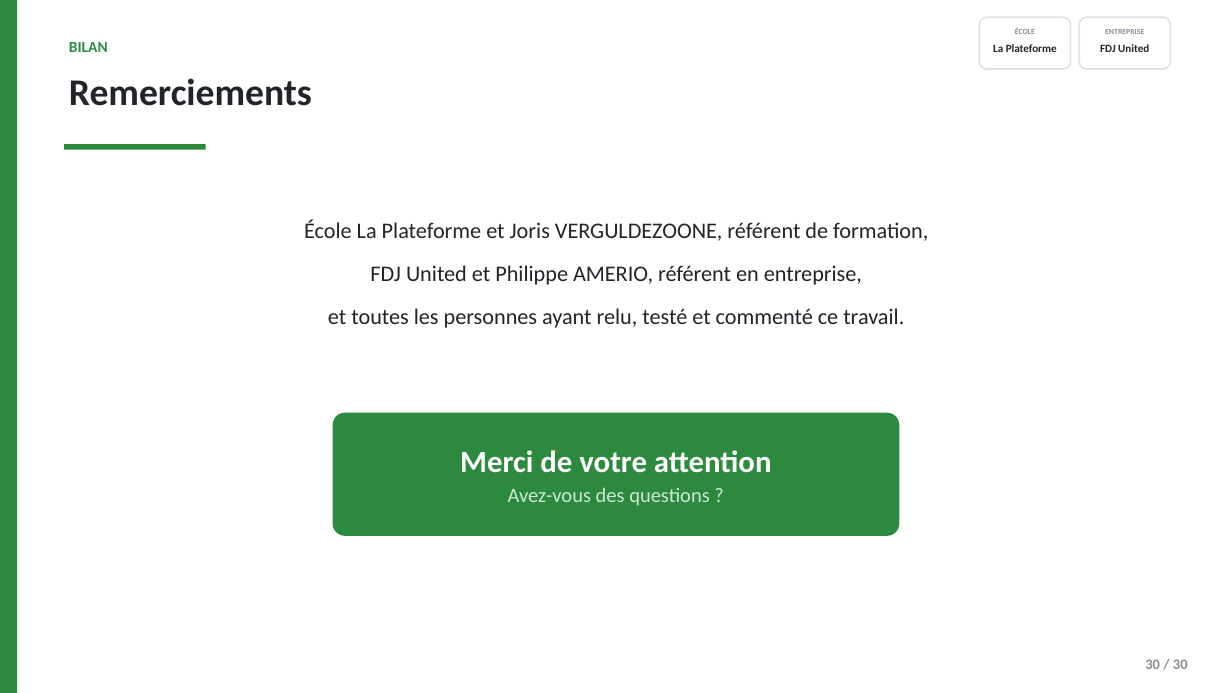
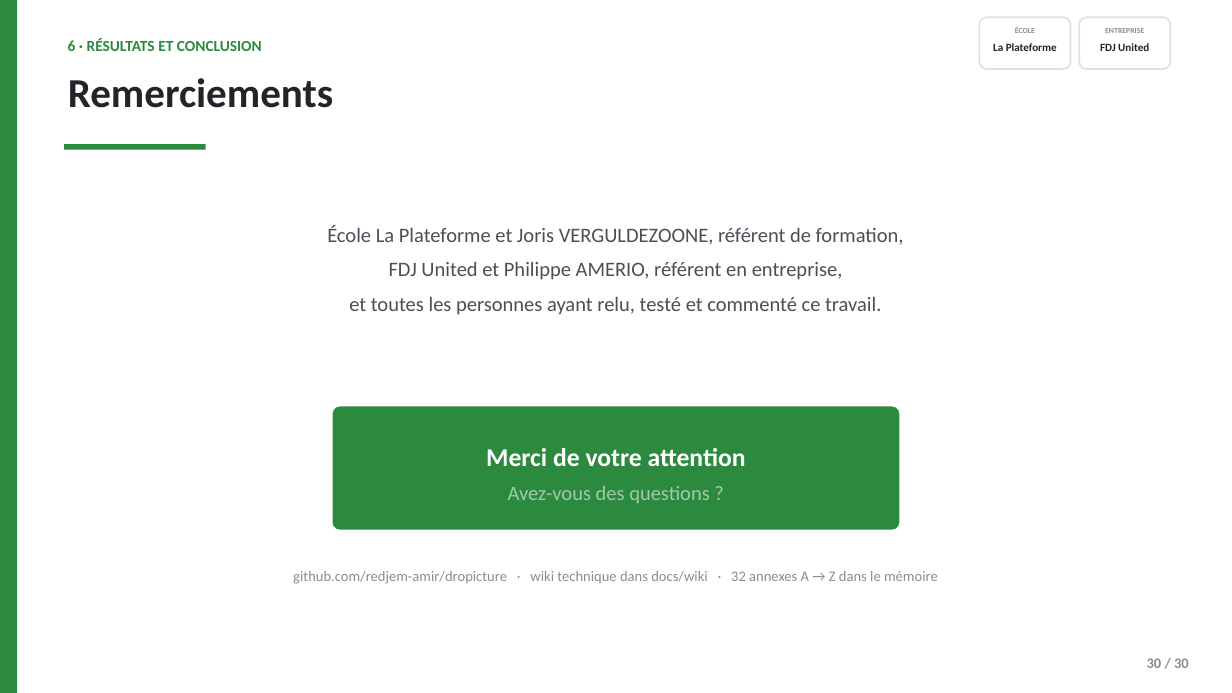
Before and after one commit to redjem-amir/dropicture, a slide deck: slide 30 of docs/Soutenance - Amir Redjem.pptx. Drawn at 1232x693 pixels with LibreOffice and Linux fonts; fonts in the diff are those of the drawing. Boxes give left, top, right and bottom in pixels: in the first picture for what was removed or moved away, otherwise in the second. Text is boxed around its words. In the diff, an @@ line names an element or a change of style, - is before the commit and + after.

Commit message:
docs: finalization of the thesis defense

```diff
--- a/docs/Soutenance - Amir Redjem.pptx
+++ b/docs/Soutenance - Amir Redjem.pptx
@@ text at [68, 38, 262, 51]: text changed @@
-BILAN
+6 · RÉSULTATS ET CONCLUSION
@@ text "Remerciements" at [68, 78, 333, 108]: size 22 to 24 pt @@
@@ text "École La Plateforme et Joris ..." at [327, 225, 904, 315]: size 13 to 12 pt, text colour #212529 to #495057; line spacing 1.1 to 1.4; less space between paragraphs @@
@@ text "Merci de votre attention" at [486, 448, 746, 503]: size 18 to 15 pt in "Merci de votre attention"; text colour #D0E5D4 to #A0CAA8 in "Avez-vous des questions ?"; line spacing 1 to 1.3; less space between paragraphs @@
@@ rounded rectangle: place and size @@
-rounded rectangle at [333, 413, 899, 536]
+rounded rectangle at [333, 407, 899, 530]
@@ rounded rectangle at [333, 407, 899, 530]: proportions changed @@
@@ text added at [293, 571, 938, 584], 8.5 pt, text #868E96 @@
+github.com/redjem-amir/dropicture · wiki technique dans docs/wiki · 32 annexes A → Z dans le mémoire
```
Also in this commit, not shown: 13 other slides changed, 16 slides added, 16 slides removed, 1 other file.
